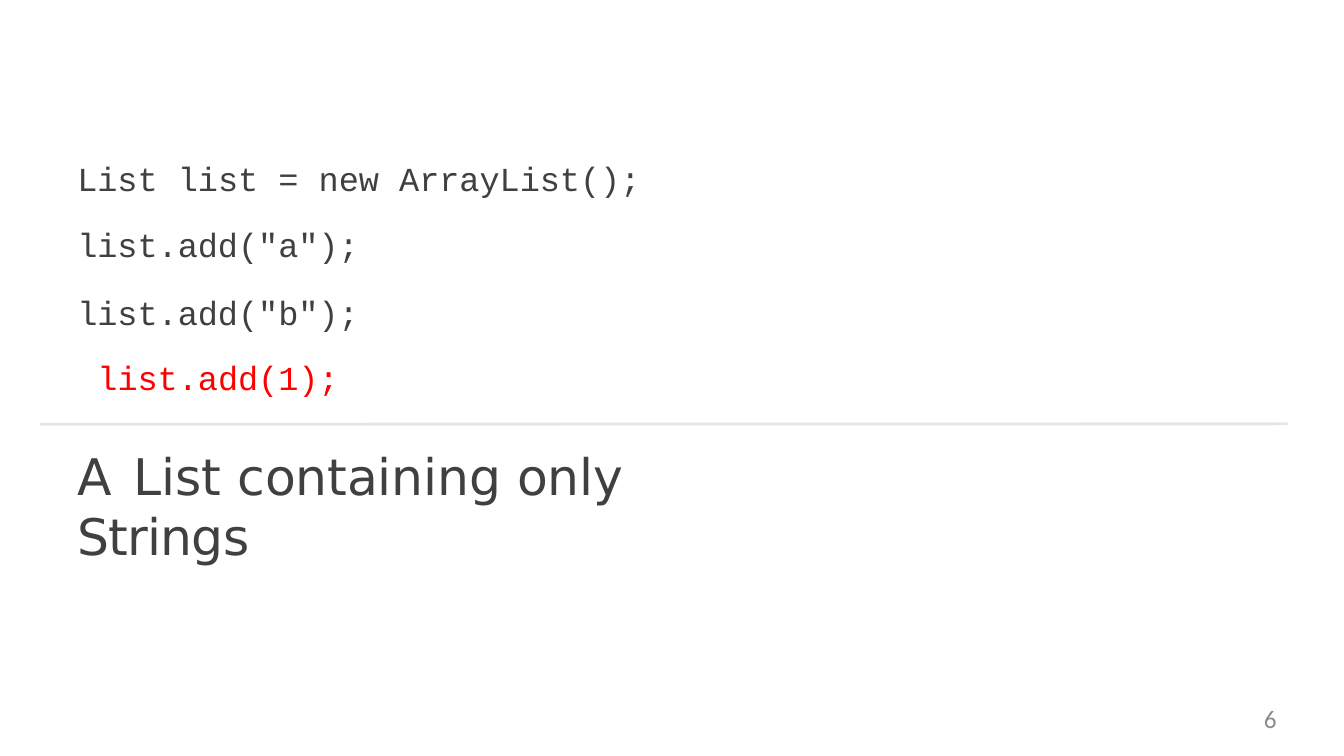
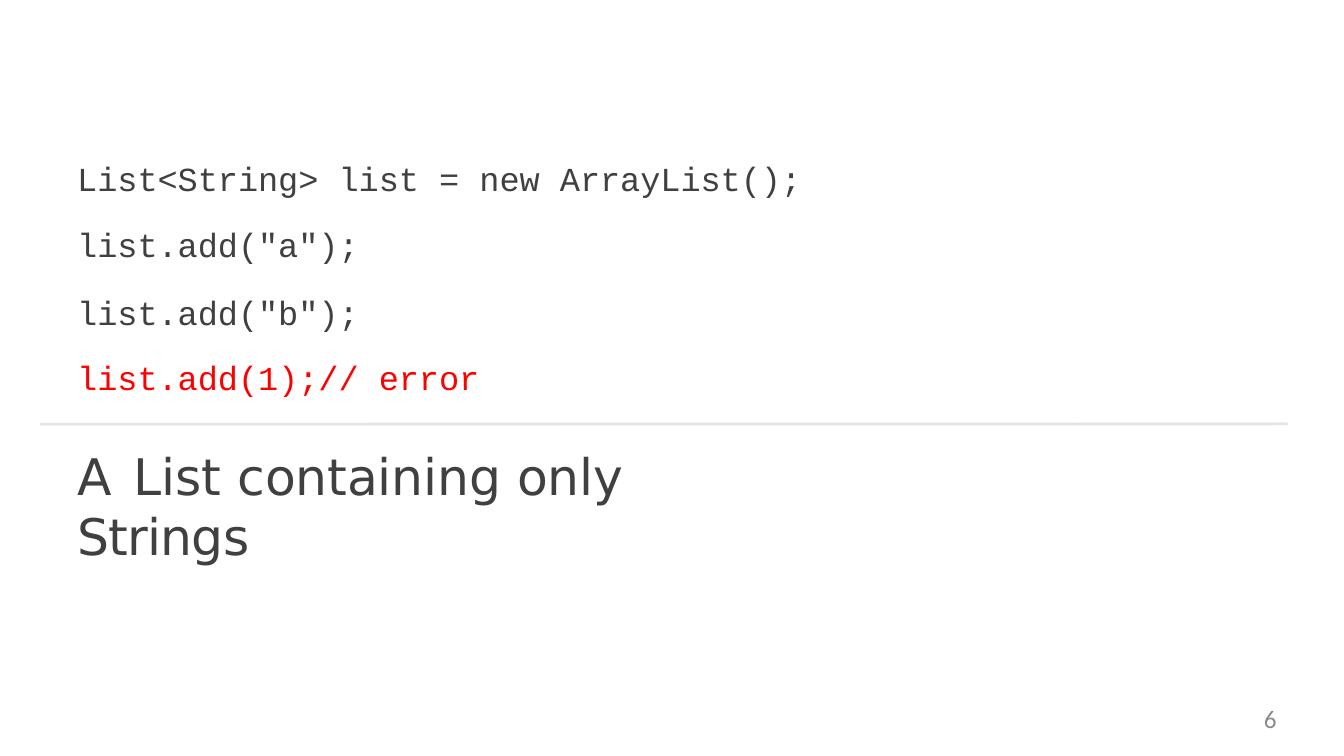
Before and after one commit to StevenJoseph19/JR-31, a slide deck: slide 6 of 1. Core Java 8/Day 5/Slides/Java Fundamentals - Generics/1. The What and Why of Java Generics/the-what-and-why-of-java-generics-slides.pptx. Drawn at 1344x756 pixels with LibreOffice and Linux fonts; fonts in the diff are those of the drawing. Boxes give left, top, right and bottom in pixels: in the first picture for what was removed or moved away, otherwise in the second. Text is boxed around its words. In the diff, an @@ line names an element or a change of style, - is before the commit and + after.

```diff
--- a/1. Core Java 8/Day 5/Slides/Java Fundamentals - Generics/1. The What and Why of Java Generics/the-what-and-why-of-java-generics-slides.pptx
+++ b/1. Core Java 8/Day 5/Slides/Java Fundamentals - Generics/1. The What and Why of Java Generics/the-what-and-why-of-java-generics-slides.pptx
@@ text at [77,166,801,198]: text changed @@
-List list = new ArrayList();
+List<String> list = new ArrayList();
@@ text at [77,300,480,397]: text changed; text colour #404040 to #FF0000 @@
-list.add("b"); list.add(1);
+list.add("b"); list.add(1);// error
```
Also in this commit, not shown: 4 other files.
